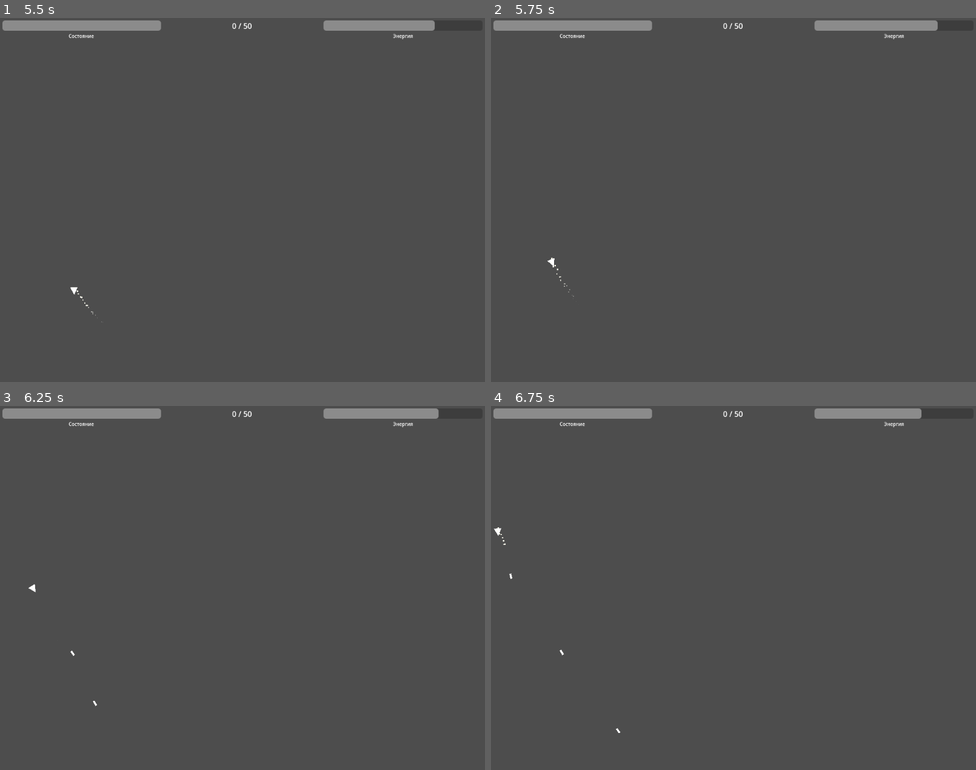
Above: before the commit, frames 1-4 (two rows, left to right).
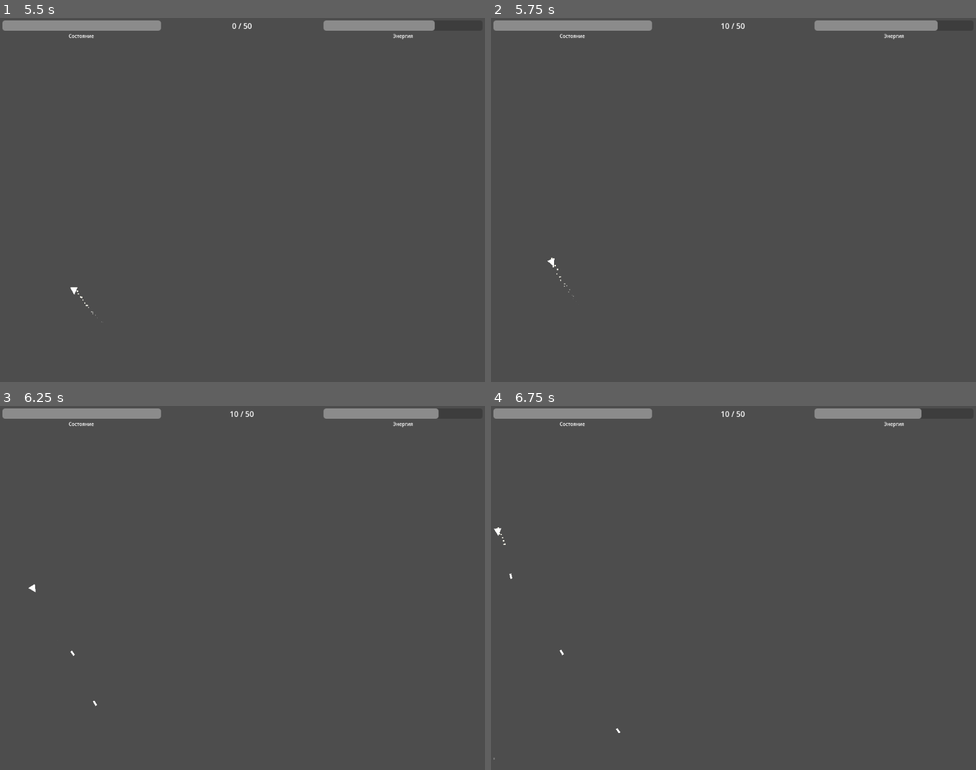
Above: after the commit, the same moments.

Repository: SerJolion/Asteroids
Game: Godot game, scene res://Scenes/main_scene.tscn
Two runs of this game, one before a commit and one after it. Both use one fixed random seed, a clock stepped at 60 frames per second and the inputs below. The project has no main scene, so this scene is started directly. Sound files missing from this copy of the repository are replaced by a short silence.
Inputs:
- Up to frame 1 (5.5 s): tap Enter (ui_accept) at 0.5, 0.6, 0.77, 1.07, 1.35, 1.52, 1.82, 2.1, 2.85, 3.02, 3.32, 3.6, 3.77, 4.07, 4.35, 4.52, 4.82, 5.1 s; hold Right (ui_right) 0.53-1.28 s; hold Down (ui_down) 1.28-2.03 s; hold Right (ui_right) 2.03-2.78 s; hold Up (ui_up) 2.78-3.53 s; hold Left (ui_left) 3.53-5.03 s; hold Down (ui_down) from 5.03 s (still down)
- Up to frame 2 (5.75 s): keep holding Down (ui_down)
- Up to frame 3 (6.25 s): release Down (ui_down) at 5.78 s; hold Right (ui_right) from 5.78 s (still down); tap Enter (ui_accept) at 5.85, 6.02 s
- Up to frame 4 (6.75 s): tap Enter (ui_accept) at 6.32, 6.6 s; release Right (ui_right) at 6.53 s; hold Up (ui_up) from 6.53 s (still down)

Frame 1 is identical in both runs. In frame 2, less than 0.1% of the frame differs, in the area x 47-53%, y 1-3%; in frame 3, less than 0.1%; in frame 4, less than 0.1%, in the area x 0-53%, y 1-98%.

Commit message:
Общие правки
Доработал уничтожение астероидов и добавил общие правки кода в разные места

Diff:
--- a/Objects/AsteroidLarge.tscn
+++ b/Objects/AsteroidLarge.tscn
@@ -1,6 +1,152 @@
-[gd_scene load_steps=2 format=3 uid="uid://dl81odprhwp4t"]
+[gd_scene load_steps=22 format=3 uid="uid://dl81odprhwp4t"]
 
 [ext_resource type="Script" path="res://Scripts/Objects/AsteroidLogic.gd" id="1_qljo3"]
+[ext_resource type="Texture2D" uid="uid://d4cawp0rmkvfi" path="res://Sprites/SmokeEffect.png" id="2_dttfd"]
+
+[sub_resource type="AtlasTexture" id="AtlasTexture_6vttx"]
+atlas = ExtResource("2_dttfd")
+region = Rect2(0, 448, 64, 64)
+
+[sub_resource type="AtlasTexture" id="AtlasTexture_ecsqg"]
+atlas = ExtResource("2_dttfd")
+region = Rect2(64, 448, 64, 64)
+
+[sub_resource type="AtlasTexture" id="AtlasTexture_3drsd"]
+atlas = ExtResource("2_dttfd")
+region = Rect2(128, 448, 64, 64)
+
+[sub_resource type="AtlasTexture" id="AtlasTexture_eiycv"]
+atlas = ExtResource("2_dttfd")
+region = Rect2(192, 448, 64, 64)
+
+[sub_resource type="AtlasTexture" id="AtlasTexture_g6acf"]
+atlas = ExtResource("2_dttfd")
+region = Rect2(256, 448, 64, 64)
+
+[sub_resource type="AtlasTexture" id="AtlasTexture_bfwxn"]
+atlas = ExtResource("2_dttfd")
+region = Rect2(320, 448, 64, 64)
+
+[sub_resource type="AtlasTexture" id="AtlasTexture_rhs8w"]
+atlas = ExtResource("2_dttfd")
+region = Rect2(384, 448, 64, 64)
+
+[sub_resource type="AtlasTexture" id="AtlasTexture_0krsj"]
+atlas = ExtResource("2_dttfd")
+region = Rect2(448, 448, 64, 64)
+
+[sub_resource type="AtlasTexture" id="AtlasTexture_541qk"]
+atlas = ExtResource("2_dttfd")
+region = Rect2(512, 448, 64, 64)
+
+[sub_resource type="AtlasTexture" id="AtlasTexture_mw6ms"]
+atlas = ExtResource("2_dttfd")
+region = Rect2(0, 384, 64, 64)
+
+[sub_resource type="AtlasTexture" id="AtlasTexture_a6qbw"]
+atlas = ExtResource("2_dttfd")
+region = Rect2(64, 384, 64, 64)
+
+[sub_resource type="AtlasTexture" id="AtlasTexture_4d418"]
+atlas = ExtResource("2_dttfd")
+region = Rect2(128, 384, 64, 64)
+
+[sub_resource type="AtlasTexture" id="AtlasTexture_dairl"]
+atlas = ExtResource("2_dttfd")
+region = Rect2(192, 384, 64, 64)
+
+[sub_resource type="AtlasTexture" id="AtlasTexture_kpbc7"]
+atlas = ExtResource("2_dttfd")
+region = Rect2(256, 384, 64, 64)
+
+[sub_resource type="AtlasTexture" id="AtlasTexture_ipm4f"]
+atlas = ExtResource("2_dttfd")
+region = Rect2(320, 384, 64, 64)
+
+[sub_resource type="AtlasTexture" id="AtlasTexture_wycmh"]
+atlas = ExtResource("2_dttfd")
+region = Rect2(384, 384, 64, 64)
+
+[sub_resource type="AtlasTexture" id="AtlasTexture_7h3jc"]
+atlas = ExtResource("2_dttfd")
+region = Rect2(448, 384, 64, 64)
+
+[sub_resource type="AtlasTexture" id="AtlasTexture_gvw5q"]
+atlas = ExtResource("2_dttfd")
+region = Rect2(512, 384, 64, 64)
+
+[sub_resource type="SpriteFrames" id="SpriteFrames_86h8q"]
+animations = [{
+"frames": [{
+"duration": 1.0,
+"texture": null
+}, {
+"duration": 1.0,
+"texture": SubResource("AtlasTexture_6vttx")
+}, {
+"duration": 1.0,
+"texture": SubResource("AtlasTexture_ecsqg")
+}, {
+"duration": 1.0,
+"texture": SubResource("AtlasTexture_3drsd")
+}, {
+"duration": 1.0,
+"texture": SubResource("AtlasTexture_eiycv")
+}, {
+"duration": 1.0,
+"texture": SubResource("AtlasTexture_g6acf")
+}, {
+"duration": 1.0,
+"texture": SubResource("AtlasTexture_bfwxn")
+}, {
+"duration": 1.0,
+"texture": SubResource("AtlasTexture_rhs8w")
+}, {
+"duration": 1.0,
+"texture": SubResource("AtlasTexture_0krsj")
+}, {
+"duration": 1.0,
+"texture": SubResource("AtlasTexture_541qk")
+}],
+"loop": false,
+"name": &"DestroyBig",
+"speed": 25.0
+}, {
+"frames": [{
+"duration": 1.0,
+"texture": null
+}, {
+"duration": 1.0,
+"texture": SubResource("AtlasTexture_mw6ms")
+}, {
+"duration": 1.0,
+"texture": SubResource("AtlasTexture_a6qbw")
+}, {
+"duration": 1.0,
+"texture": SubResource("AtlasTexture_4d418")
+}, {
+"duration": 1.0,
+"texture": SubResource("AtlasTexture_dairl")
+}, {
+"duration": 1.0,
+"texture": SubResource("AtlasTexture_kpbc7")
+}, {
+"duration": 1.0,
+"texture": SubResource("AtlasTexture_ipm4f")
+}, {
+"duration": 1.0,
+"texture": SubResource("AtlasTexture_wycmh")
+}, {
+"duration": 1.0,
+"texture": SubResource("AtlasTexture_7h3jc")
+}, {
+"duration": 1.0,
+"texture": SubResource("AtlasTexture_gvw5q")
+}],
+"loop": true,
+"name": &"DestroyMedium",
+"speed": 25.0
+}]
 
 [node name="AsteroidLarge" type="RigidBody2D"]
 mass = 10.0
@@ -9,7 +155,6 @@
 script = ExtResource("1_qljo3")
 Speed = 50.0
 RotationSpeed = 2.0
-SpawnObjects = true
 SpawnPositionOffset = 75
 SpawnObjectsCount = 3
 SpawnObjectScenePath = "res://Objects/AsteroidMedium.tscn"
@@ -22,3 +167,12 @@
 [node name="Visual" type="CollisionPolygon2D" parent="."]
 position = Vector2(-24, 19)
 polygon = PackedVector2Array(-39, -37, 26, -83, 85, -29, 72, 30, 14, 43, -36, 25)
+
+[node name="AudioPlayer" type="AudioStreamPlayer2D" parent="."]
+
+[node name="AnimationSprite" type="AnimatedSprite2D" parent="."]
+texture_filter = 1
+position = Vector2(-1, 5)
+scale = Vector2(3, 3)
+sprite_frames = SubResource("SpriteFrames_86h8q")
+animation = &"DestroyBig"
--- a/Objects/AsteroidMedium.tscn
+++ b/Objects/AsteroidMedium.tscn
@@ -19,3 +19,5 @@
 [node name="Visual" type="CollisionPolygon2D" parent="."]
 position = Vector2(-9, 10)
 polygon = PackedVector2Array(-22, -13, 4, -31, 25, -25, 38, 1, 15, 16, -2, -1)
+
+[node name="AudioPlayer" type="AudioStreamPlayer2D" parent="."]
--- a/Objects/player.tscn
+++ b/Objects/player.tscn
@@ -15,6 +15,7 @@
 script = ExtResource("1_kt0p5")
 Speed = 200.0
 RotationSpeed = 200.0
+FireDamage = 100.0
 
 [node name="Visual" type="Polygon2D" parent="."]
 polygon = PackedVector2Array(10, 0, -6, -8, -6, 8)
--- a/Scripts/Objects/AsteroidLogic.gd
+++ b/Scripts/Objects/AsteroidLogic.gd
@@ -2,7 +2,11 @@
 
 @onready var AsteroidMediumScene:PackedScene = load("res://Objects/AsteroidMedium.tscn")
 @onready var DestroySound:AudioStreamMP3 = load("res://Sound/AsteroidDestroy.mp3")
+@onready var HitSound:AudioStreamMP3 = load("res://Sound/AsteroidHitted.mp3")
 @onready var DestroyParticlesMaterial:ParticleProcessMaterial = load('res://Materials/Particles/AsteroidDestroy.material')
+
+@onready var AudioPlayer:AudioStreamPlayer2D = $AudioPlayer
+@onready var AnimationSprite:AnimatedSprite2D = $AnimationSprite
 
 @export var Speed:float = 200.0
 @export var RotationSpeed:float = 150.0
@@ -11,6 +15,9 @@
 @export var SpawnPositionOffset:int = 50
 @export var SpawnObjectsCount:int = 1
 @export_file('*.tscn') var SpawnObjectScenePath
+@export_category('Sounds')
+@export_file('*.mp3') var HitSoudPath:String
+@export_file('*.mp3') var DestroySoundPath:String
 
 var Direction:Vector2
 var MaxXCoord:int
@@ -23,6 +30,7 @@
 	constant_force = Direction * Speed
 	MaxXCoord = get_parent().MaxXCoord
 	MaxYCoord = get_parent().MaxYCoord
+	AnimationSprite.animation_finished.connect(queue_free)
 
 func _physics_process(delta):
 	if position.x > MaxXCoord + 200 or position.x < -200 or position.y > MaxYCoord+200 or position.y < -200:
@@ -30,6 +38,10 @@
 
 func AddDamage(DamageValue:float)->void:
 	SetHealth(Health-DamageValue)
+	if AudioPlayer != null:
+		AudioPlayer.stream = HitSound
+		AudioPlayer.play()
+
 
 func SetDirection(value:Vector2)->void:
 	Direction = value
@@ -47,7 +59,8 @@
 			get_parent().add_child(NewSpawnObject)
 			var Position:Vector2 = position + Vector2(randi_range(-SpawnPositionOffset,SpawnPositionOffset), randi_range(-SpawnPositionOffset,SpawnPositionOffset))
 			NewSpawnObject.translate(Position)
-	get_parent().AddParticlesObject(30, true, 0.5, true, DestroyParticlesMaterial, position)
+	$Visual.hide()
+	get_parent().AddParticlesObject(30, true, 1.5, true, DestroyParticlesMaterial, position)
 	get_parent().AddSoundObject('res://Sound/AsteroidDestroy.mp3', position)
 	get_parent().ObjectDestroed(10)
-	queue_free()
+	AnimationSprite.play("DestroyBig")
--- a/Scripts/Objects/PlayerLogic.gd
+++ b/Scripts/Objects/PlayerLogic.gd
@@ -17,6 +17,7 @@
 @export var Speed:float = 150.0
 @export var RotationSpeed:float = 150.0
 @export_category('Gameplay')
+@export var FireDamage:float = 10
 @export var MaxHealth:float = 100.0
 @export var MaxEnergy:float = 100.0
 @export var ContactDamage:float = 50.0
@@ -84,6 +85,7 @@
 		Energy -= ShootEnergyCost
 		var Bullet:Node2D = BulletScene.instantiate()
 		get_parent().add_child(Bullet)
+		Bullet.Damage = FireDamage
 		Bullet.translate(BulletPostition.global_position)
 		Bullet.rotation = rotation
 		AudioPlayer.stream = PewSound
--- a/default_bus_layout.tres
+++ b/default_bus_layout.tres
@@ -6,5 +6,5 @@
 bus/1/solo = false
 bus/1/mute = false
 bus/1/bypass_fx = false
-bus/1/volume_db = -13.8765
+bus/1/volume_db = -26.8914
 bus/1/send = &"Master"
Not shown, added: Sound/AsteroidHitted.mp3.import
Binary file added: Sprites/SmokeEffect.png
Not shown, added: Sprites/SmokeEffect.png.import
Not shown, added: Sound/AsteroidHitted.mp3
